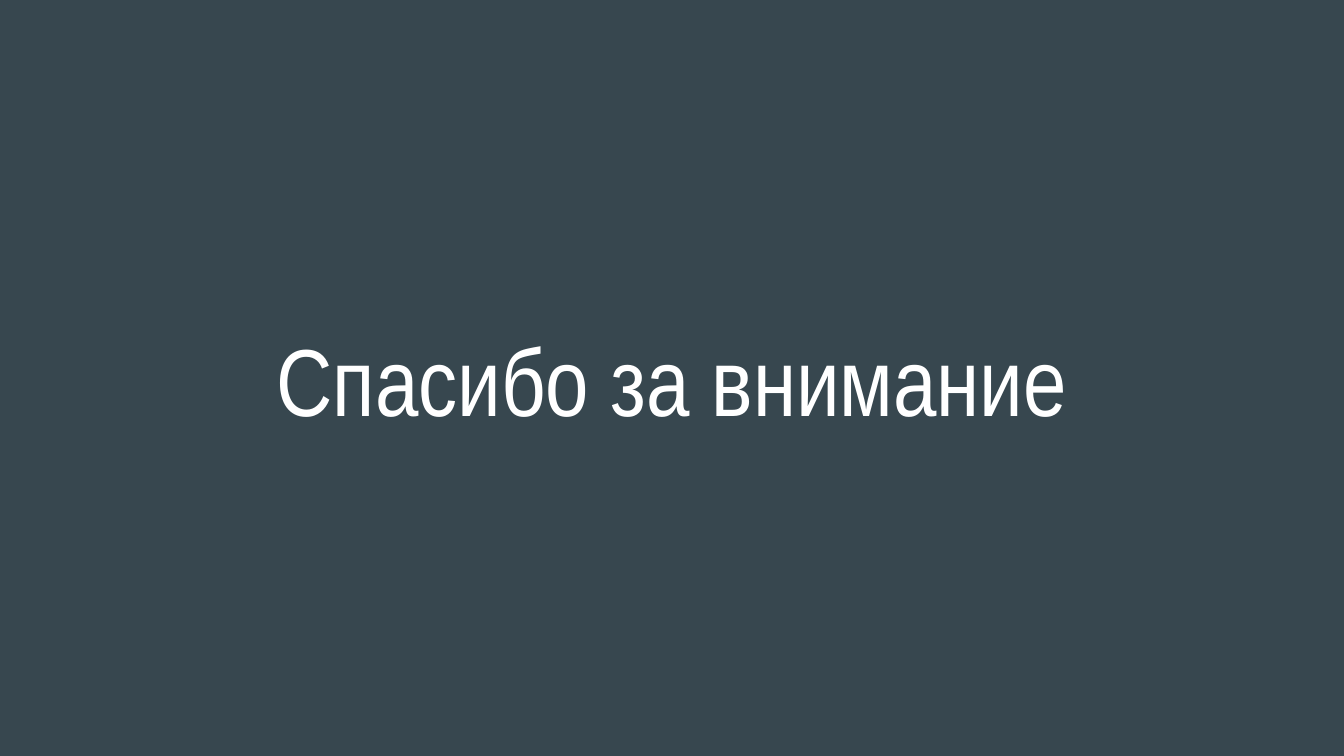
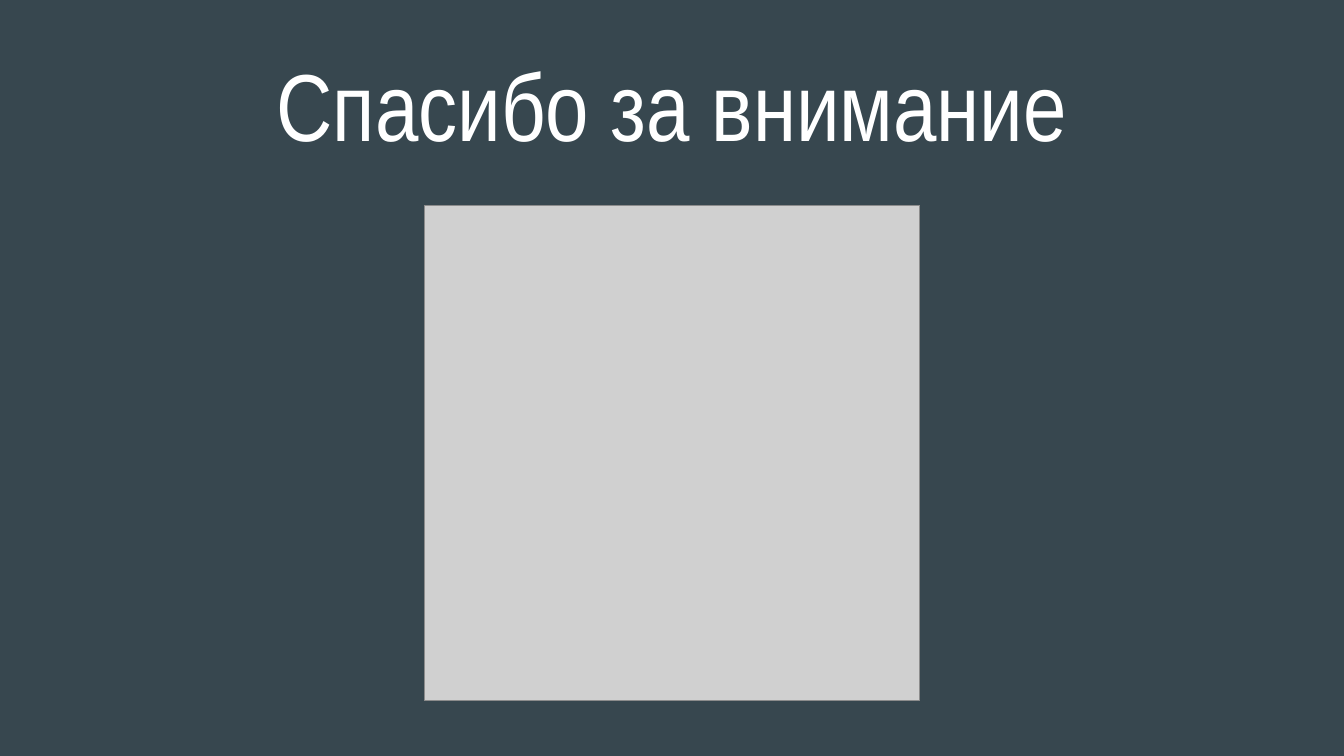
Before and after one commit to is-z/scv-about-github, a slide deck: slide 9 of GitHub.Mihai.Valentin.AW11M.pptx. Drawn at 1344x756 pixels with LibreOffice and Linux fonts; fonts in the diff are those of the drawing; grey boxes stand for pictures. Boxes give left, top, right and bottom in pixels: in the first picture for what was removed or moved away, otherwise in the second. Text is boxed around its words. In the diff, an @@ line names an element or a change of style, - is before the commit and + after.

```diff
--- a/GitHub.Mihai.Valentin.AW11M.pptx
+++ b/GitHub.Mihai.Valentin.AW11M.pptx
@@ title "Спасибо за внимание": place and size @@
-title "Спасибо за внимание" at box(277, 346, 1067, 417)
+title "Спасибо за внимание" at box(277, 71, 1067, 142)
@@ picture added at box(425, 206, 921, 702) @@
```
Also in this commit, not shown: 1 other file.
